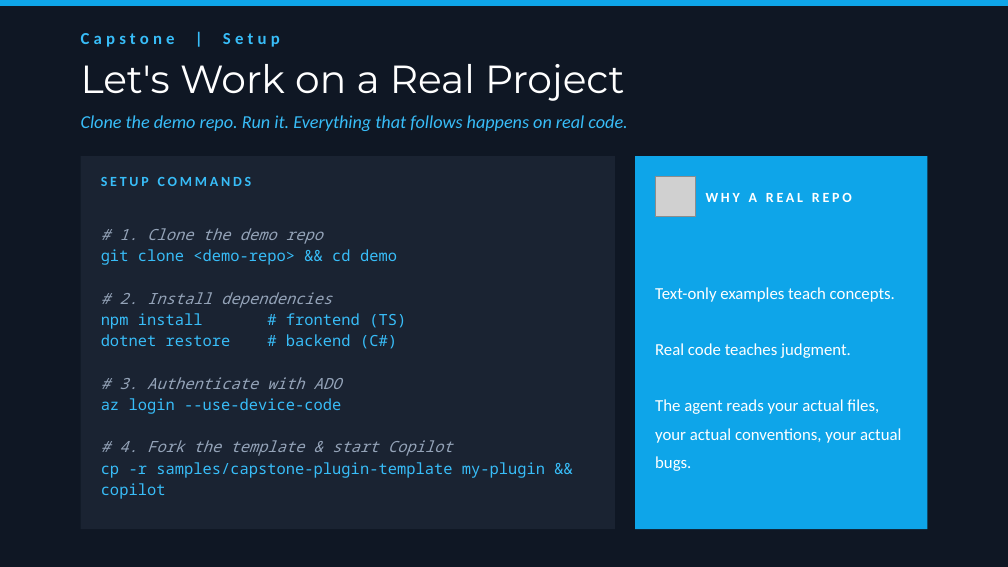
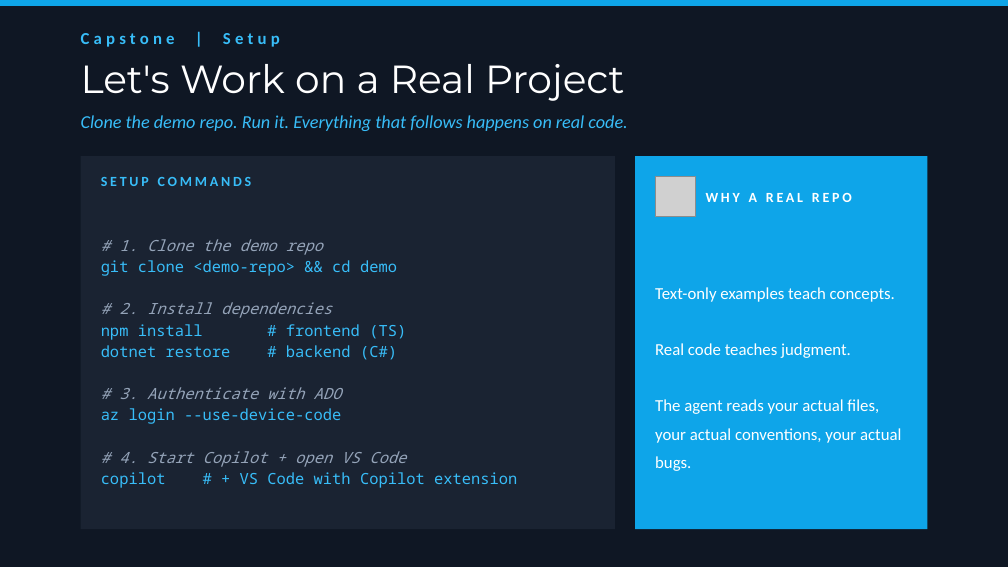
Before and after one commit to bubuding0809/copilot-cli-for-beginners, a slide deck: slide 17 of WORKSHOP-PRESENTATION.pptx. Drawn at 1008x567 pixels with LibreOffice and Linux fonts; fonts in the diff are those of the drawing; grey boxes stand for pictures. Boxes give left, top, right and bottom in pixels: in the first picture for what was removed or moved away, otherwise in the second. Text is boxed around its words. In the diff, an @@ line names an element or a change of style, - is before the commit and + after.

```diff
--- a/WORKSHOP-PRESENTATION.pptx
+++ b/WORKSHOP-PRESENTATION.pptx
@@ text at <box>101,451,517,488</box>: text changed @@
-# 4. Fork the template & start Copilot
-cp -r samples/capstone-plugin-template my-plugin && copilot
+# 4. Start Copilot + open VS Code
+copilot # + VS Code with Copilot extension
```
Also in this commit, not shown: 6 other slides changed, 3 other files.
